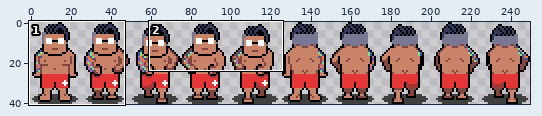
Sprite sheet, stored at assets/images/spritesheet_lifeguard_omar.png. Above, an overview of the earlier version with the close-up marked.
Close-up. Before the commit:
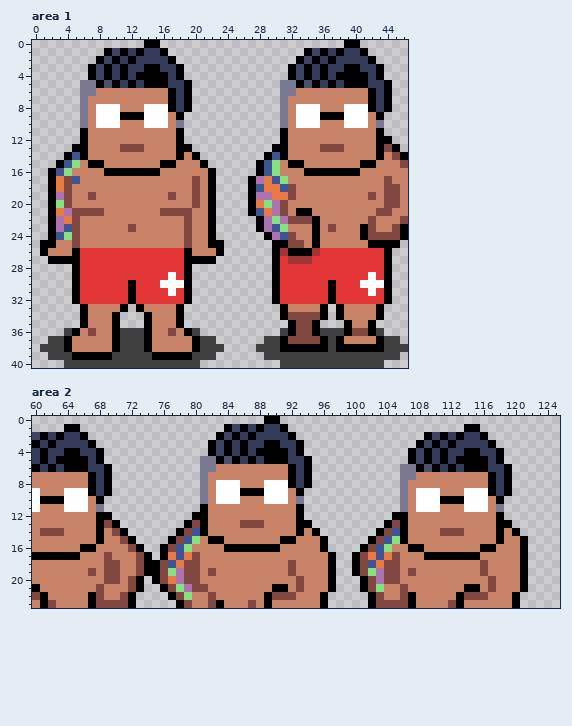
The file is 250x41 pixels. Shown: area 1: x 0..46, y 0..40; area 2: x 60..125, y 0..23.
And afterwards:
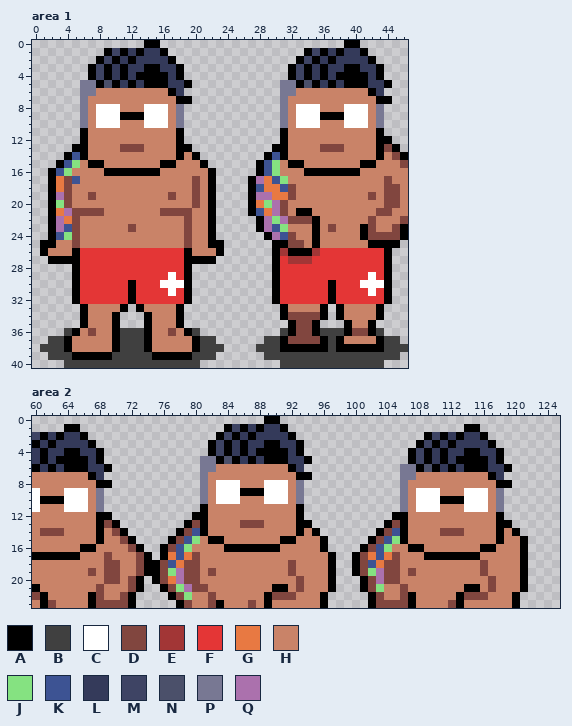
Palette (. is transparent): A #000000  B #404040  C #ffffff  D #81463f  E #a23636  F #e43636  G #e87942  H #c98368  J #85e281  K #3d5393  L #343a5a  M #3e4464  N #4b506a  P #787893  Q #ab71ad
The exact change:
Area 1:
Colour L becomes colour A in row 7 at x 18 and 43.
Colour A becomes colour H in rows 7 to 8 at x 17 and 42.
Colour A becomes colour P in row 9 at x 18 and 43.
Colour L becomes colour P in row 8 at x 18 and 43.
The author cleared colour A in row 6 at x 19 and 44; in row 8 at x 19 and 44.
Area 2:
Colour L becomes colour A in row 7 at x 93; in row 8 at x 68 and 118.
Colour A becomes colour H in row 7 at x 92; in row 8 at x 67, 92 and 117; in row 9 at x 67 and 117.
Colour A becomes colour P in row 9 at x 93; in row 10 at x 68 and 118.
Colour L becomes colour P in row 8 at x 93; in row 9 at x 68 and 118.
The author cleared colour A in row 6 at x 94; in row 7 at x 69 and 119; in row 8 at x 94; in row 9 at x 69 and 119.
Where, in picture pixels (left, top, right, bottom), the same in both close-ups:
changed: (168, 88, 192, 120)
changed: (368, 88, 392, 120)
changed: (288, 464, 312, 496)
changed: (88, 472, 112, 504)
changed: (488, 472, 512, 504)
